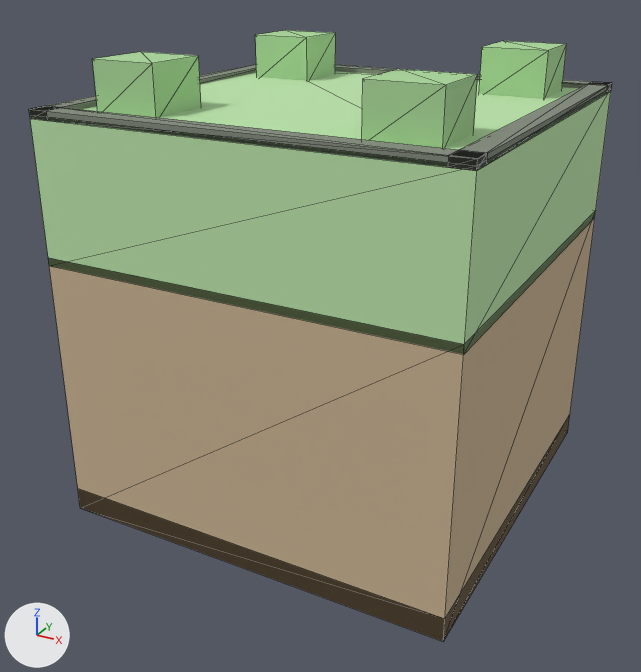
Before and after pictures for a commit that changed the glTF model assets/Blocks/glTF/Block_Grass.glb.
Before and after are seen from a camera (50 mm lens) standing at (0.972, -1.89, 0.83) and looking at (-0.024, -0.079, -0.076). Lighting does not change. The marker at lower left points along +X, +Y and +Z. The older version comes first. Mesh edges are drawn as thin lines. Where no turn or scale is listed for an object, it has been applied to the vertices. Vertices at exactly the same position are counted once.

Names of what the first picture shows: 'geometry_0'.
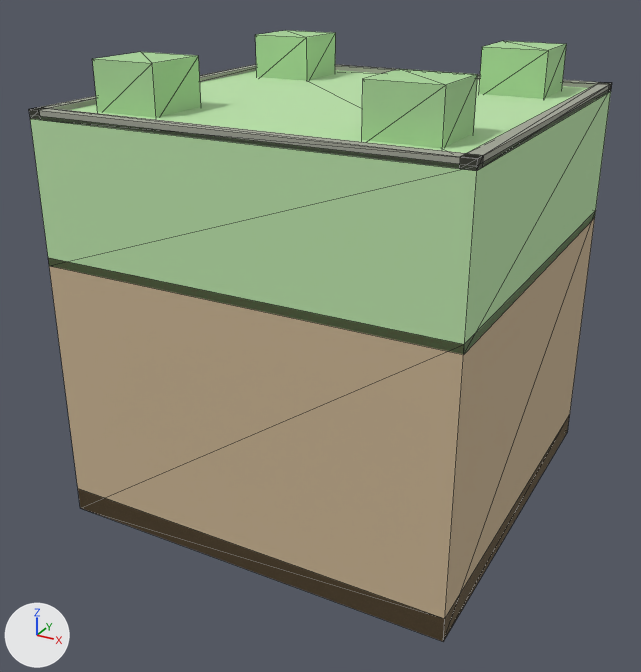
Changed parts and their boxes [x1, y1, x2, y2] in the pictures (641 x 672 px; the box of a moved part takes in the faces that stretch with it):
'geometry_0', reshaped, recoloured
    both: [29, 30, 612, 641]
part 1 of me_geometry_0, moved or reshaped
    both: [29, 64, 256, 120]
part 2 of me_geometry_0, moved or reshaped
    before: [33, 106, 488, 170]
    after: [34, 107, 484, 170]
part 3 of me_geometry_0, moved or reshaped
    before: [335, 65, 611, 93]
    after: [335, 65, 612, 93]
part 4 of me_geometry_0, moved or reshaped
    before: [448, 82, 611, 171]
    after: [460, 82, 611, 171]
part 5 of me_geometry_0, recoloured
    both: [29, 64, 612, 171]

The change, as a list of edits to the scene's bpy script:
```text
Change me_geometry_0:
    where me_geometry_0.from_pydata(...)  # 76 vertices, 130 faces; spans x -0.5..0.5, y -0.5..0.5, z -0.5..0.61
    used by ob_geometry_0; location = (0.0, 0.0, 0.0)
    me_geometry_0 part 1: all 4 vertices in x -0.45, y -0.5..0.5, z 0.492..0.512 are moved by (-0.02, 0.0, 0.0)
    me_geometry_0 part 2: all 4 vertices in x -0.5..0.5, y -0.45, z 0.492..0.512 are moved by (0.0, -0.02, 0.0)
    me_geometry_0 part 3: all 4 vertices in x -0.5..0.5, y 0.45, z 0.492..0.512 are moved by (0.0, 0.02, 0.0)
    me_geometry_0 part 4: all 4 vertices in x 0.45, y -0.5..0.5, z 0.492..0.512 are moved by (0.02, 0.0, 0.0)
    me_geometry_0 part 5: 48 faces centred in x -0.5..0.5, y -0.5..0.5, z 0.492..0.512 are repainted in the vertex colours; the middle colour goes from grey #838b7d to grey #a5a89a
```
